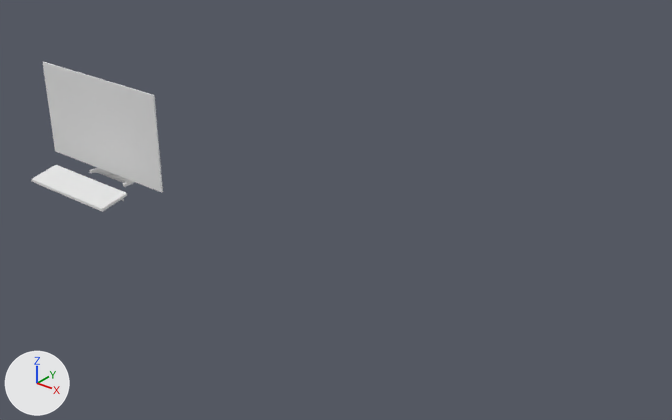
Two versions of the Blender file vongott/Assets/Mesh/Interfaces/digital.blend, one commit apart.
Rendered twice from a 50 mm lens placed at (2.586, -1.8, 1.168), pointed at (1.038, 0.135, -0.031). Lighting does not change. The marker at lower left points along +X, +Y and +Z.

Script lines for the objects in view, before the commit:
```python
me_cube_001 = bpy.data.meshes.new('Cube.001')
me_cube_001.from_pydata(...)  # 223 vertices, 226 faces; spans x -0.3..0.3, y -0.21..0.175, z -0.17..0.08
ob_interfaces_pc = bpy.data.objects.new('interfaces_pc', me_cube_001)
ob_interfaces_pc.location = (0.0, 0.0, 0.0)
ob_interfaces_pc.rotation_euler = (1.571, 0.0, 0.0)  # degrees (90, 0, 0)
```
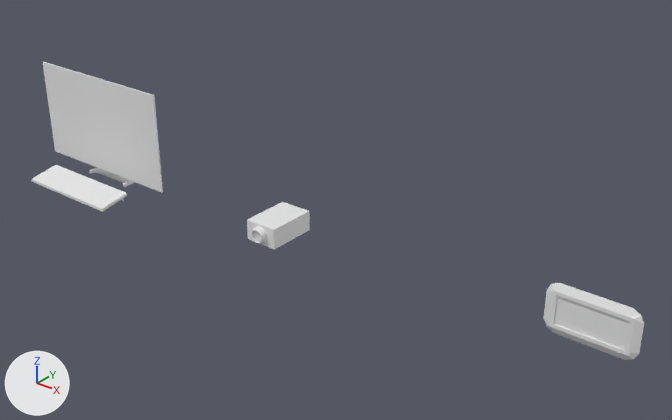
The newer file is also turned or shifted as a whole; pictures and numbers use the older file's frame.

Changed parts and their boxes (x1, y1, x2, y2) in the pictures (672 x 420 px):
```json
{"object": "interfaces_terminal", "change": "added", "after": [544, 283, 644, 360]}
{"object": "interface_camera", "change": "added", "after": [247, 202, 310, 249]}
```

Scene script edits in JSON lines:
```json
{"op": "add", "block": "me_cube", "code": ["me_cube = bpy.data.meshes.new('Cube')", "me_cube.from_pydata(...)  # 32 vertices, 25 faces; spans x -0.12..0.12, y -0.07..0.07, z -0.01..0.0"]}
{"op": "add", "block": "me_cube_002", "code": ["me_cube_002 = bpy.data.meshes.new('Cube.002')", "me_cube_002.from_pydata(...)  # 72 vertices, 62 faces; spans x -0.05..0.05, y -0.03..0.03, z 0.0..0.167"]}
{"op": "add", "block": "ob_interfaces_terminal", "code": ["ob_interfaces_terminal = bpy.data.objects.new('interfaces_terminal', me_cube)", "ob_interfaces_terminal.location = (1.9, 0.0, -0.01)", "ob_interfaces_terminal.rotation_euler = (1.571, 0.0, 0.0)  # degrees (90, 0, 0)"]}
{"op": "add", "block": "ob_interface_camera", "code": ["ob_interface_camera = bpy.data.objects.new('interface_camera', me_cube_002)", "ob_interface_camera.location = (1.0, 0.0, -0.01)", "ob_interface_camera.rotation_euler = (1.571, 0.0, 0.0)  # degrees (90, 0, 0)"]}
```
